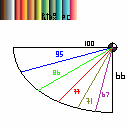
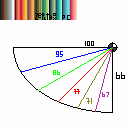
Two versions of the same layered image (128x128). Layer-by-layer changes:
painted on "Colours" over [35, 0, 42, 20]
